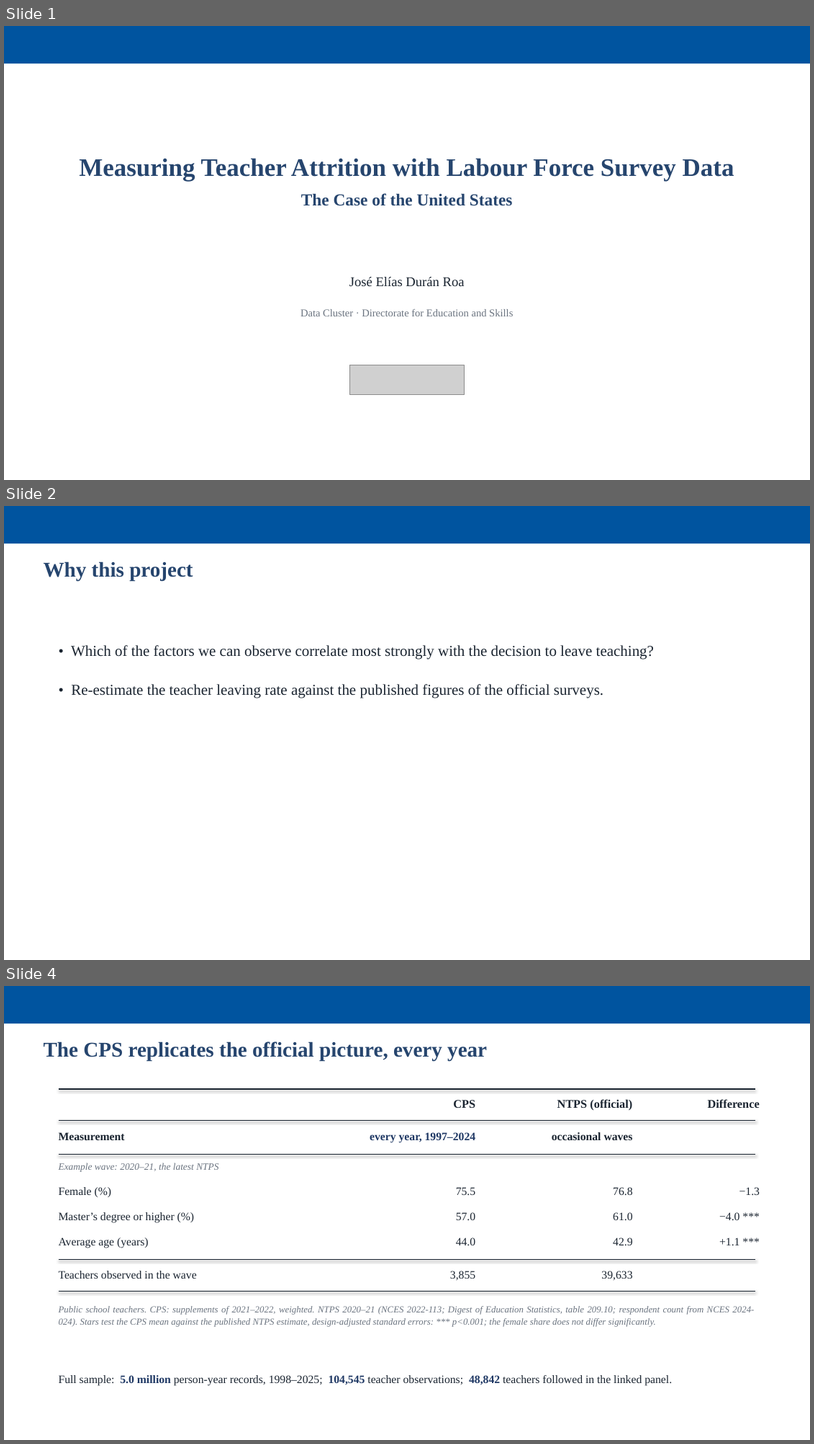
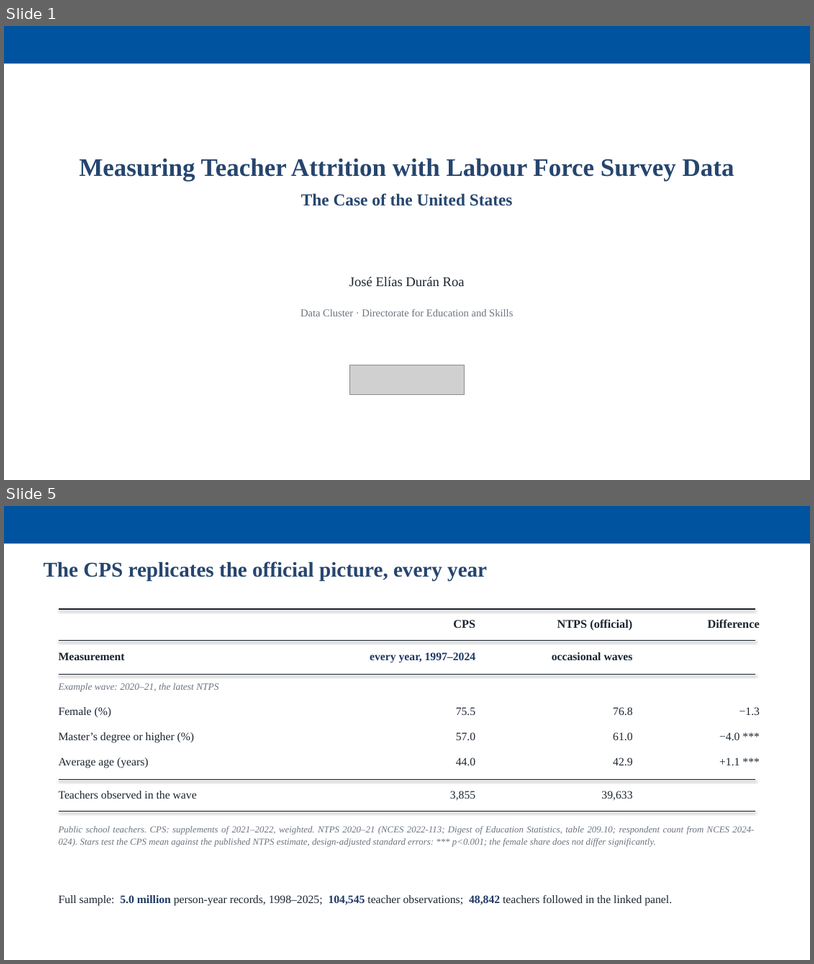
Before and after one commit to jedr1-ship-it/Alternative-Pathways----Quant, a slide deck: report/data_cluster/Proyect_US_cluster.pptx. Shown one above the other, each under a label of ours: slides 1, 2 and 4 before the commit, slides 1 and 5 after it; the slides between them are not shown. The pictures are 814x1444 and 814x964 pixels, drawn with LibreOffice and Linux fonts; fonts in the diff are those of the drawing; grey boxes stand for pictures. Boxes give left, top, right and bottom in pixels: in the first picture for what was removed or moved away, otherwise in the second. Text is boxed around its words. In the diff, an @@ line names an element or a change of style, - is before the commit and + after.

```diff
--- a/report/data_cluster/Proyect_US_cluster.pptx
+++ b/report/data_cluster/Proyect_US_cluster.pptx
@@ slide 2 removed at [4,506,810,960], background #FFFFFF @@
@@ rectangle removed at [4,506,810,543] @@
@@ text removed at [44,561,193,580] @@
-Why this project
@@ text removed at [71,645,654,698] @@
-• Which of the factors we can observe correlate most strongly with the decision to leave teaching?
-• Re-estimate the teacher leaving rate against the published figures of the official surveys.
@@ what was slide 4 is now slide 5 @@
```
Also in this commit, not shown: 2 slides changed, 3 slides added, 7 other files.
